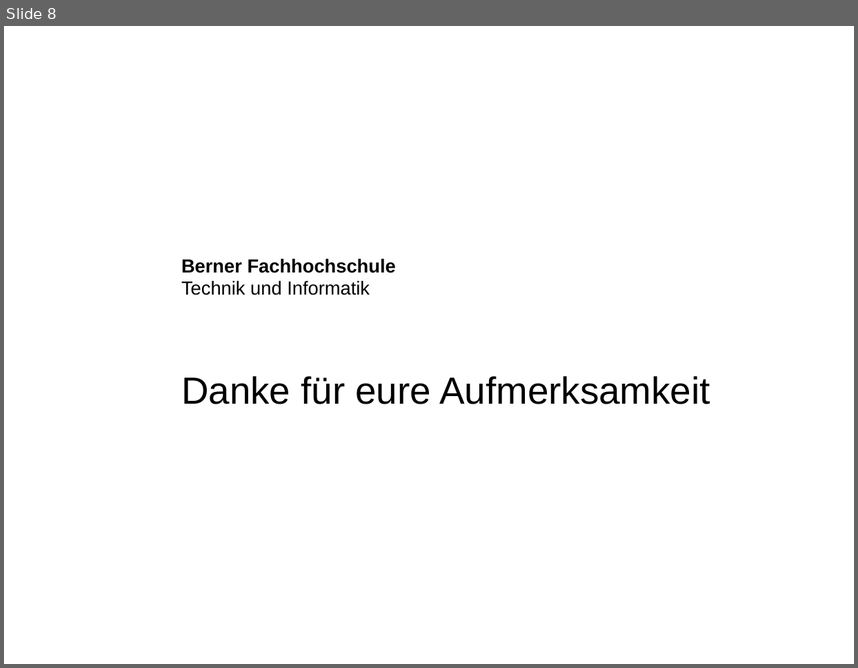
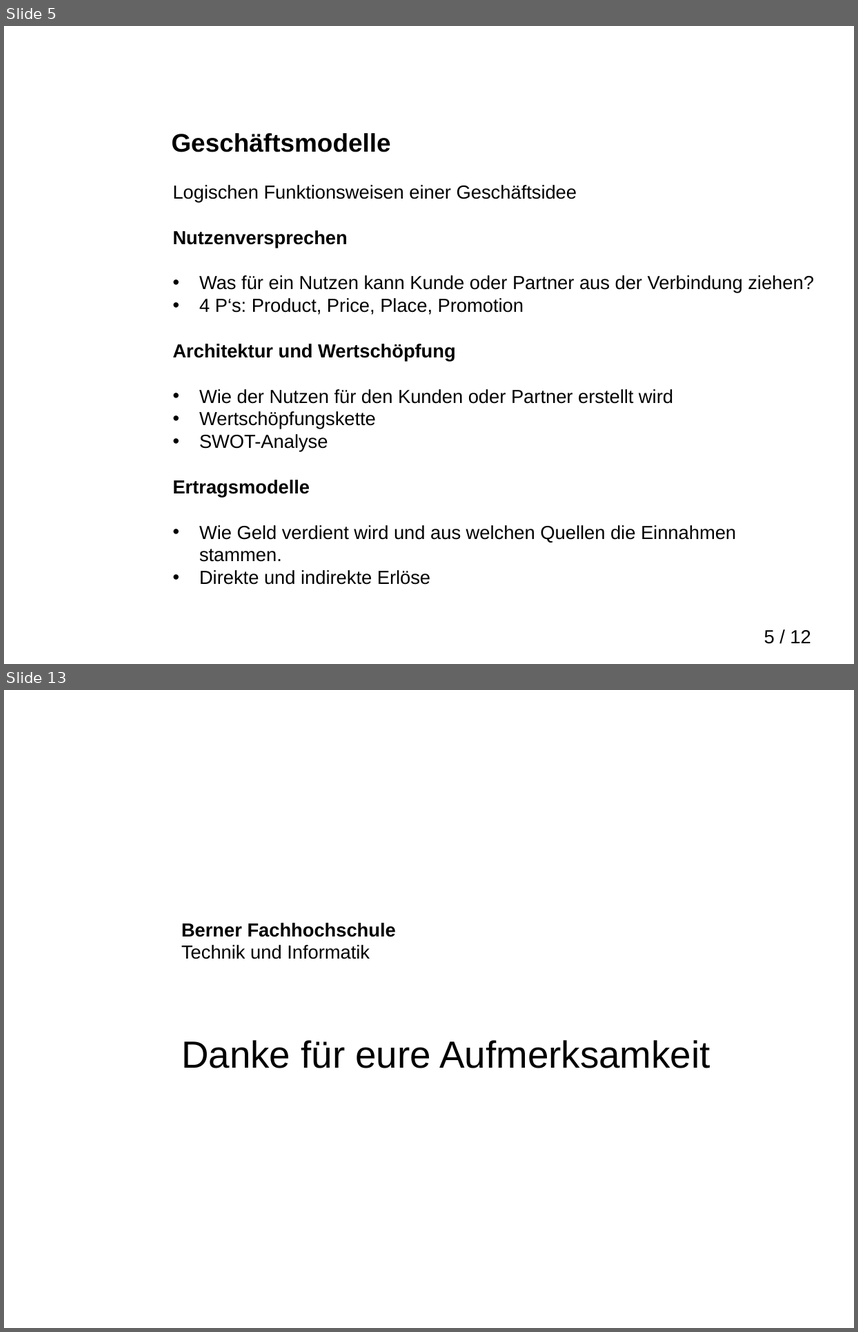
Before and after one commit to martinmoserswiss/LBSSwitzerland, a slide deck: Präsentation/Praesentation_LBS_in_Switzerland.pptx. Shown one above the other, each under a label of ours: slide 8 before the commit, slides 5 and 13 after it; the slides between them are not shown. The pictures are 858x668 and 858x1332 pixels, drawn with LibreOffice and Linux fonts; fonts in the diff are those of the drawing; background and template pictures are left out. Boxes give left, top, right and bottom in pixels: in the first picture for what was removed or moved away, otherwise in the second. Text is boxed around its words. In the diff, an @@ line names an element or a change of style, - is before the commit and + after.

```diff
--- a/Präsentation/Praesentation_LBS_in_Switzerland.pptx
+++ b/Präsentation/Praesentation_LBS_in_Switzerland.pptx
@@ slide 5 added at (x1=4, y1=26, x2=854, y2=664), background picture (left out) @@
@@ title added at (x1=172, y1=133, x2=391, y2=152), 21.6 pt, text #000000, bold @@
+Geschäftsmodelle
@@ text added at (x1=173, y1=185, x2=814, y2=584), 16 pt, text #000000 @@
+Logischen Funktionsweisen einer Geschäftsidee
+Nutzenversprechen
+• Was für ein Nutzen kann Kunde oder Partner aus der Verbindung ziehen?
+• 4 P‘s: Product, Price, Place, Promotion
+Architektur und Wertschöpfung
+• Wie der Nutzen für den Kunden oder Partner erstellt wird
+• Wertschöpfungskette
+• SWOT-Analyse
+Ertragsmodelle
+• Wie Geld verdient wird und aus welchen Quellen die Einnahmen stammen.
+• Direkte und indirekte Erlöse
@@ text added at (x1=279, y1=343, x2=313, y2=358), 12 pt, text #FFFFFF, bold @@
+Berner Fachhochschule
+Technik und Informatik
@@ page number added at (x1=764, y1=630, x2=811, y2=644), 16 pt, text #000000 @@
+5 / 12
@@ what was slide 8 is now slide 13 @@
```
Also in this commit, not shown: 5 slides changed, 7 other slides added, 3 slides removed, 3 other files.
